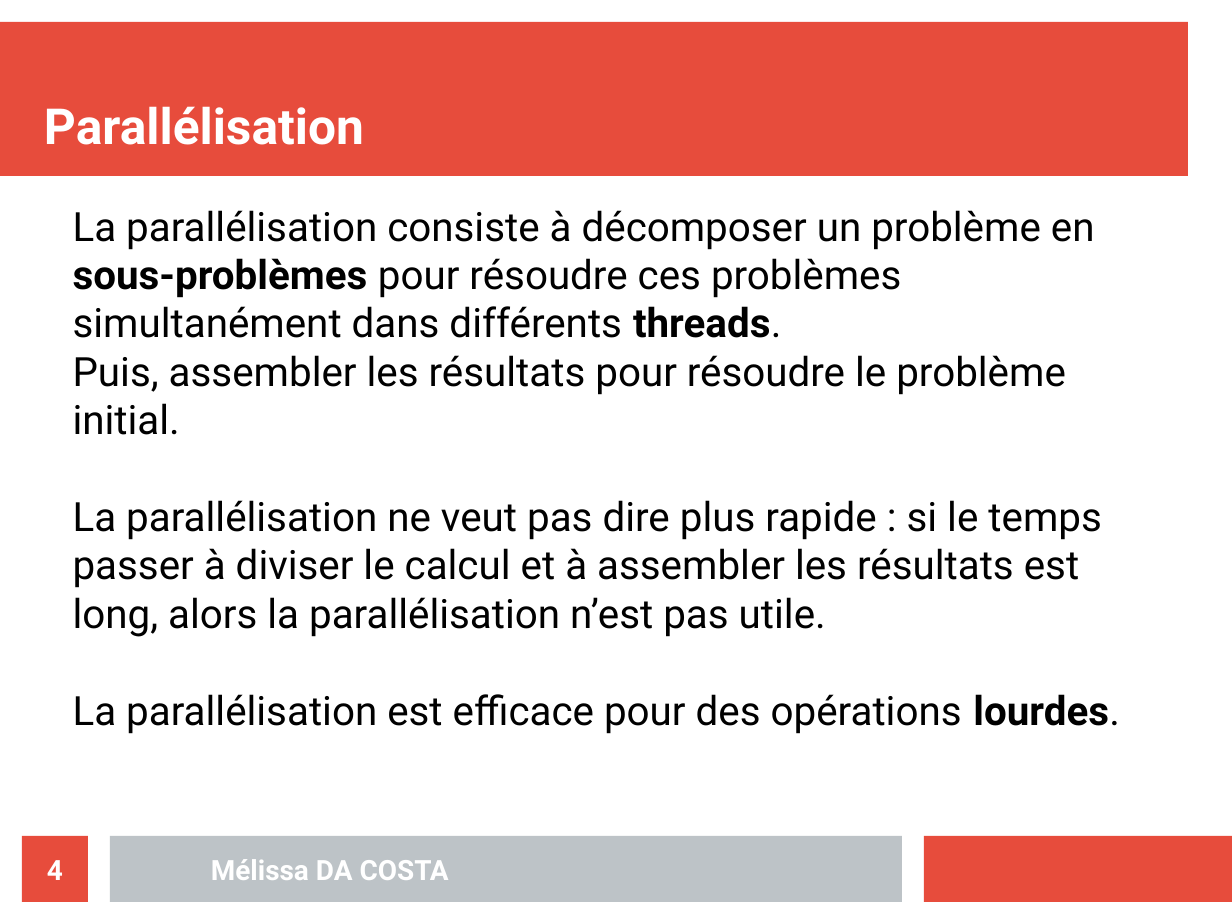
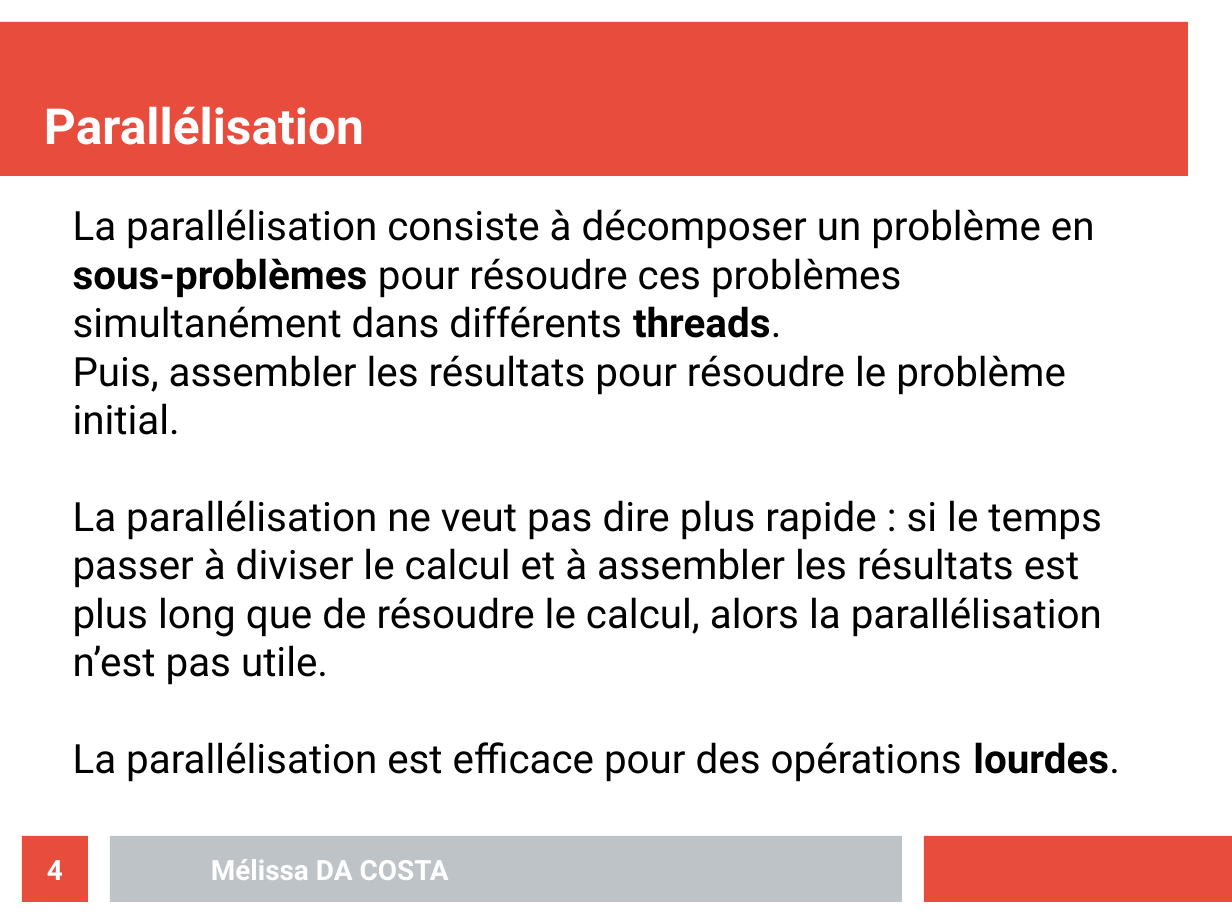
Before and after one commit to MelissaDaCosta/struct_conc, a slide deck: slide 4 of TP4/Mélissa_DA_COSTA_slides_TP04.odp. Drawn at 1232x924 pixels with LibreOffice and Linux fonts; fonts in the diff are those of the drawing. Boxes give left, top, right and bottom in pixels: in the first picture for what was removed or moved away, otherwise in the second. Text is boxed around its words. In the diff, an @@ line names an element or a change of style, - is before the commit and + after.

```diff
--- a/TP4/Mélissa_DA_COSTA_slides_TP04.odp
+++ b/TP4/Mélissa_DA_COSTA_slides_TP04.odp
@@ text at (x1=73, y1=500, x2=1102, y2=685): text changed @@
-La parallélisation ne veut pas dire plus rapide : si le temps passer à diviser le calcul et à assembler les résultats est long, alors la parallélisation n’est pas utile.
+La parallélisation ne veut pas dire plus rapide : si le temps passer à diviser le calcul et à assembler les résultats est plus long que de résoudre le calcul, alors la parallélisation n’est pas utile.
```
Also in this commit, not shown: 3 other slides changed, 39 other files.
